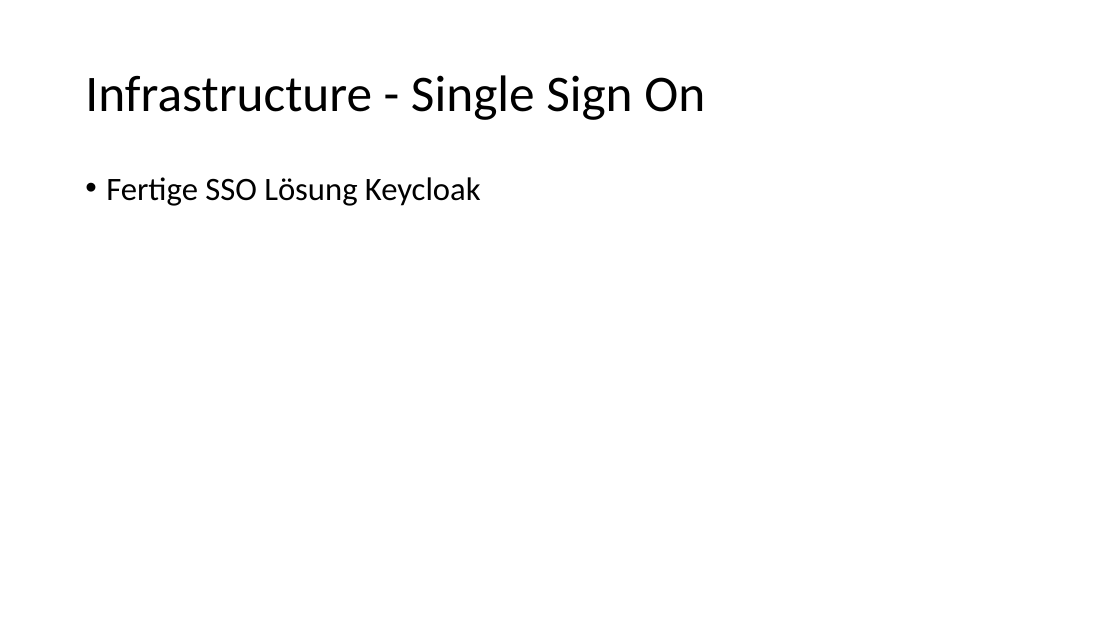
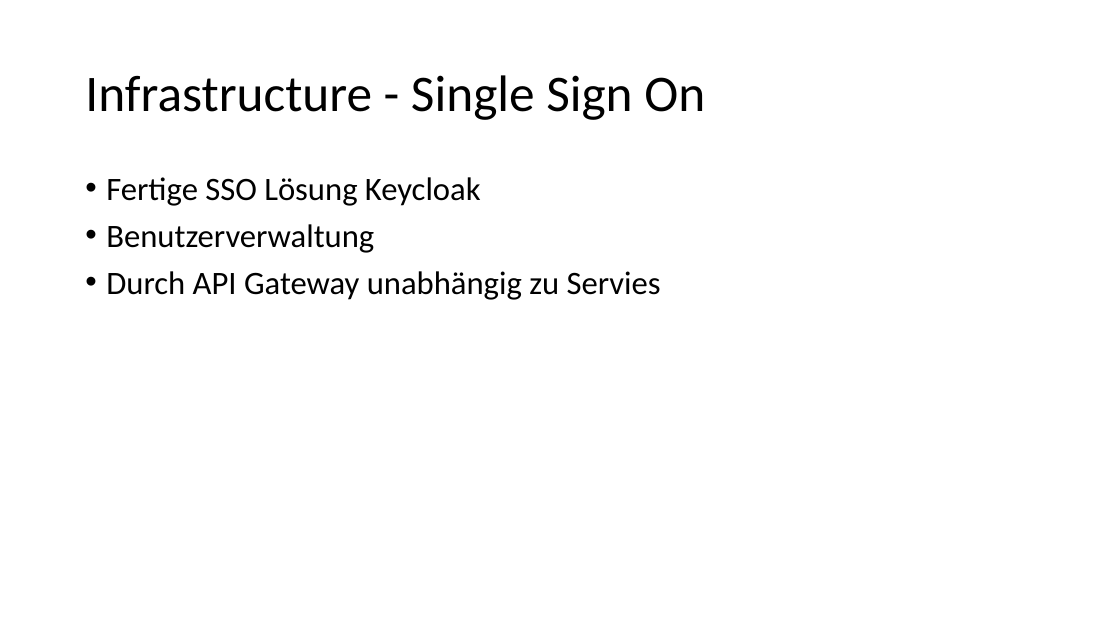
Before and after one commit to ChristophEnglisch/CompanyManagement, a slide deck: slide 10 of docs/Firmenverwaltung Services.pptx. Drawn at 1120x630 pixels with LibreOffice and Linux fonts; fonts in the diff are those of the drawing. Boxes give left, top, right and bottom in pixels: in the first picture for what was removed or moved away, otherwise in the second. Text is boxed around its words. In the diff, an @@ line names an element or a change of style, - is before the commit and + after.

```diff
--- a/docs/Firmenverwaltung Services.pptx
+++ b/docs/Firmenverwaltung Services.pptx
@@ text at <box>106,224,661,300</box>: paragraphs added @@
+• Benutzerverwaltung
+• Durch API Gateway unabhängig zu Servies
```
Also in this commit, not shown: 4 other slides changed, 5 other files.
